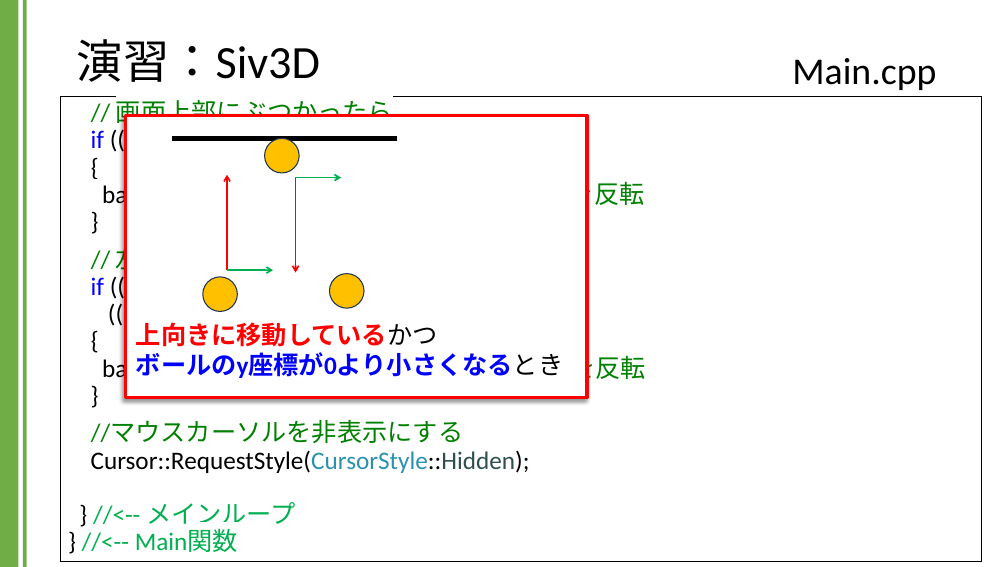
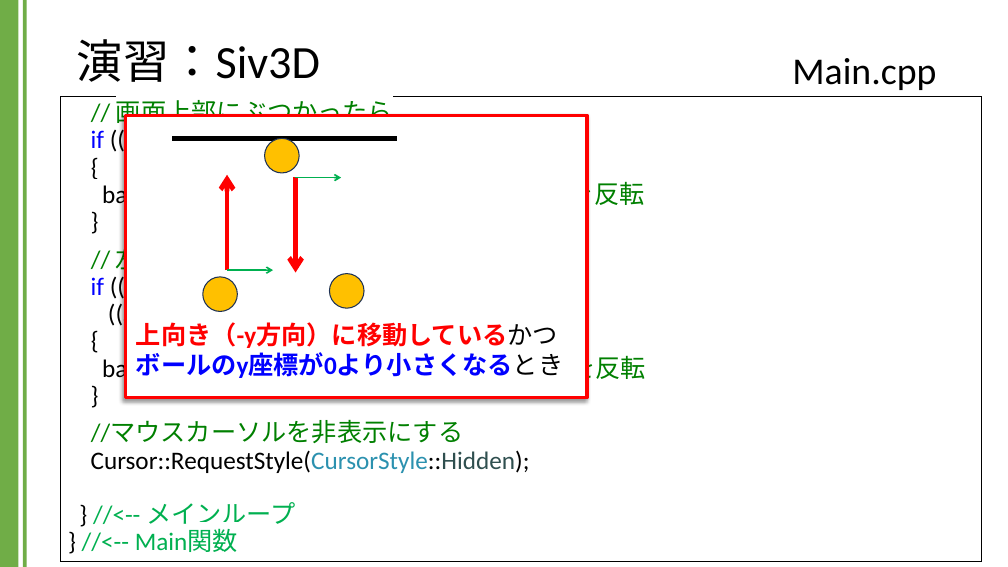
Before and after one commit to kic-murata/cpp2024, a slide deck: slide 37 of 授業資料/演習課題：Siv3D.pptx. Drawn at 1008x567 pixels with LibreOffice and Linux fonts; fonts in the diff are those of the drawing; background and template pictures are left out. Boxes give left, top, right and bottom in pixels: in the first picture for what was removed or moved away, otherwise in the second. Text is boxed around its words. In the diff, an @@ line names an element or a change of style, - is before the commit and + after.

```diff
--- a/授業資料/演習課題：Siv3D.pptx
+++ b/授業資料/演習課題：Siv3D.pptx
@@ arrow (227, 270) - (227, 175): stroke #FF0000 1.5 pt to #FF0000 4.5 pt @@
@@ arrow (296, 177) - (296, 272): stroke #FF0000 1.5 pt to #FF0000 4.5 pt @@
@@ text at <box>136,322,558,348</box>: text changed @@
-上向きに移動しているかつ
+上向き（-y方向）に移動しているかつ
```
Also in this commit, not shown: 3 other slides changed, 8 slides added.
